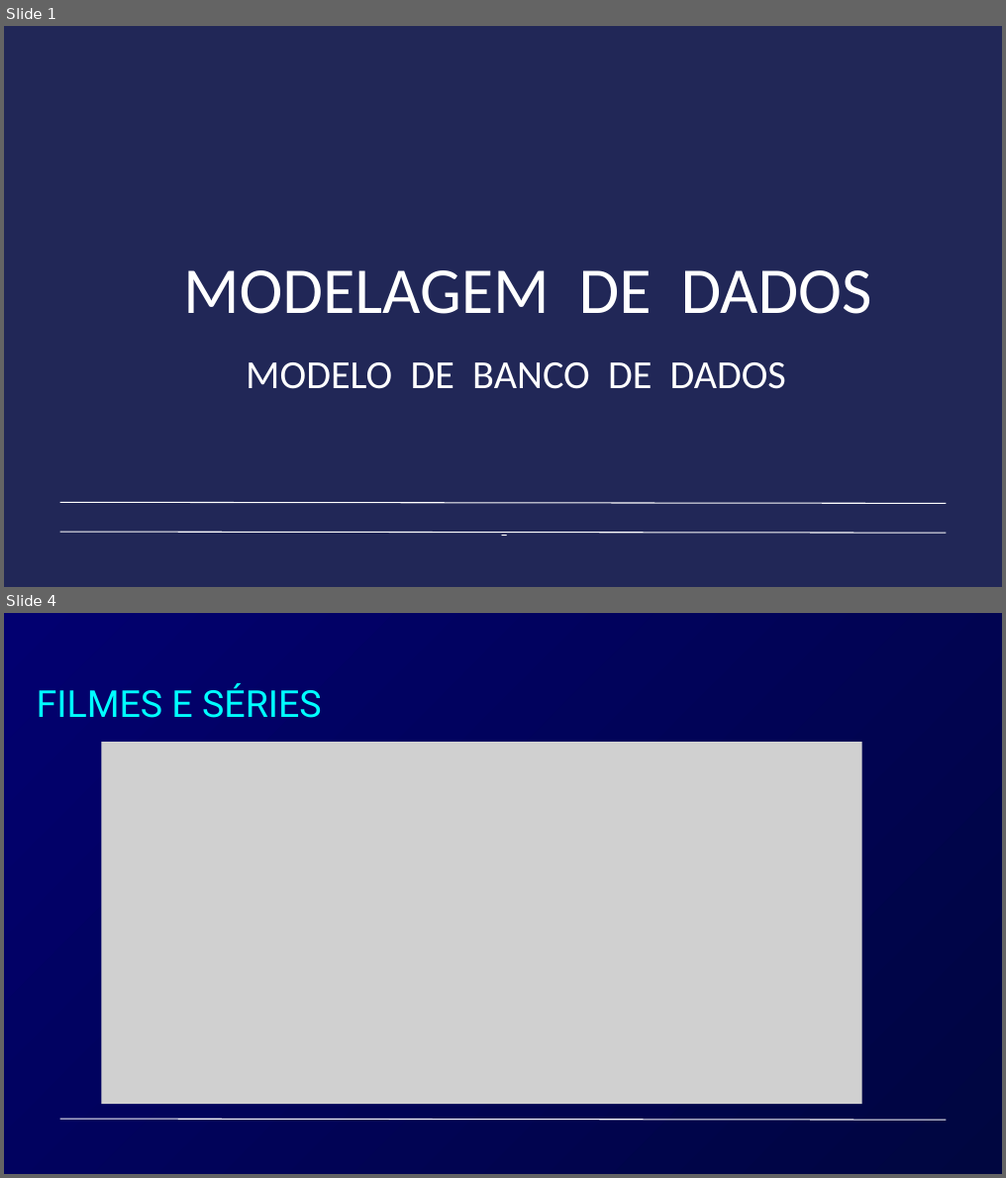
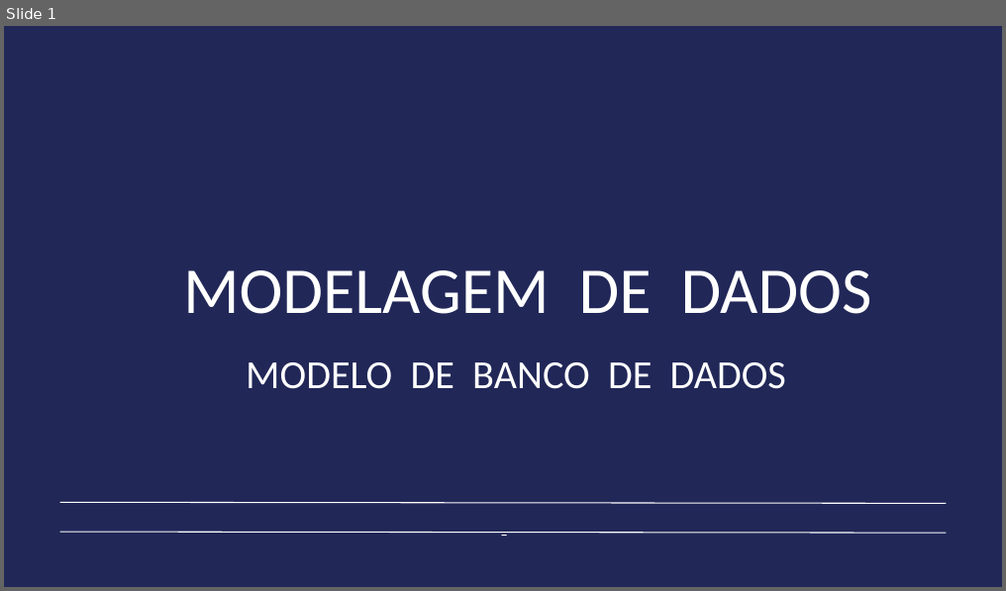
Before and after one commit to alexsilvaf/modelo_de_banco_de_dados, a slide deck: Blue Modern Data Analysis Presentation.pptx. Shown one above the other, each under a label of ours: slides 1 and 4 before the commit, slide 1 after it; the slides between them are not shown. The pictures are 1006x1178 and 1006x591 pixels, drawn with LibreOffice and Linux fonts; fonts in the diff are those of the drawing; grey boxes stand for pictures; background and template pictures are left out; a plain dark background stands for a picture behind light text. Boxes give left, top, right and bottom in pixels: in the first picture for what was removed or moved away, otherwise in the second. Text is boxed around its words. In the diff, an @@ line names an element or a change of style, - is before the commit and + after.

```diff
--- a/Blue Modern Data Analysis Presentation.pptx
+++ b/Blue Modern Data Analysis Presentation.pptx
@@ slide 4 removed at box(4, 613, 1002, 1174), background gradient #020070 to #000640 @@
@@ text removed at box(37, 683, 322, 718) @@
-FILMES E SÉRIES
@@ picture removed at box(101, 742, 861, 1104) @@
@@ line removed from (59, 1119) to (945, 1120) @@
```
Also in this commit, not shown: 1 slide changed, 2 slides added, 2 other slides removed.
